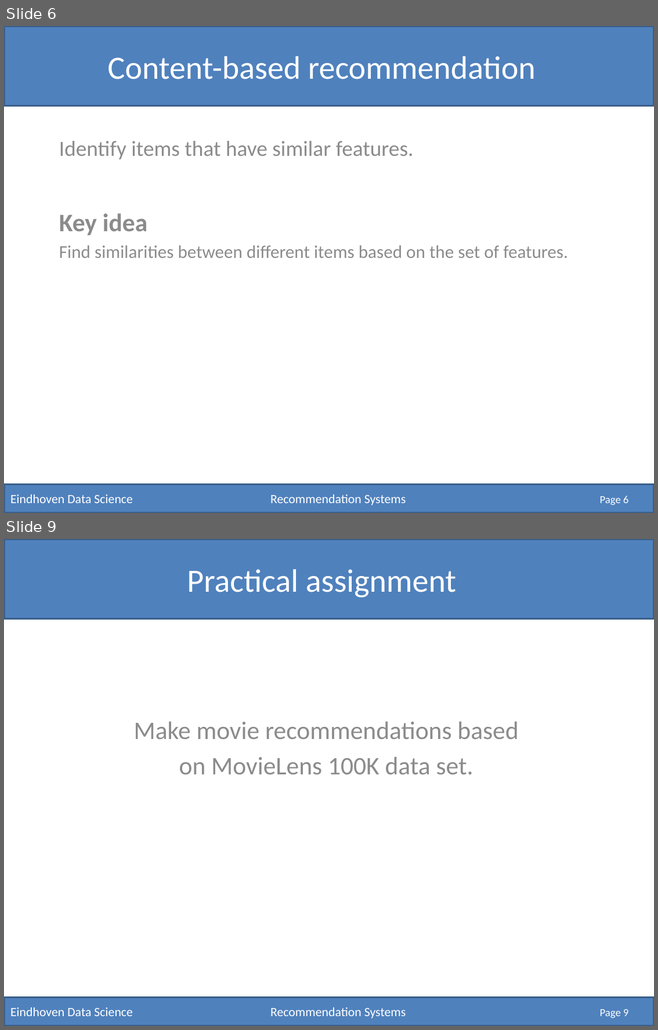
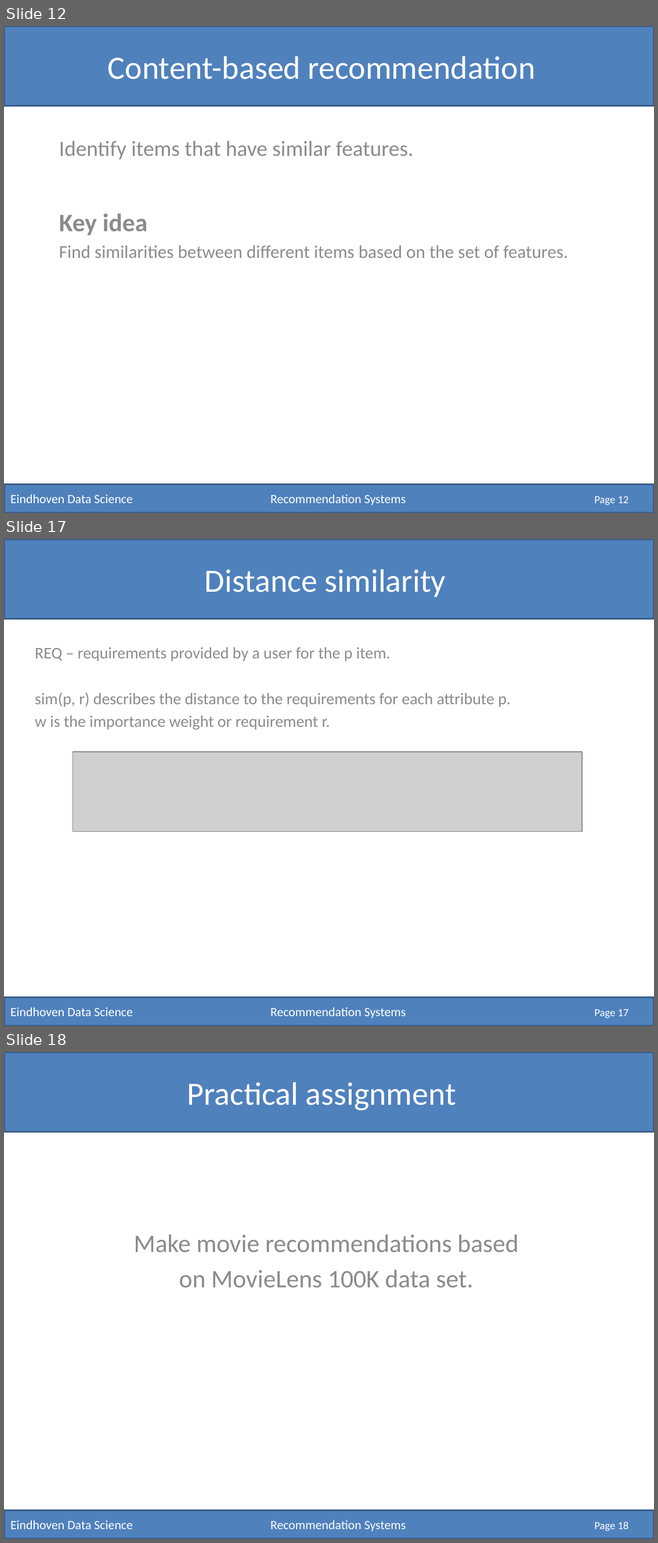
Before and after one commit to RobRomijnders/EDS, a slide deck: hack_10/Recommendation Systems.pptx. Shown one above the other, each under a label of ours: slides 6 and 9 before the commit, slides 12, 17 and 18 after it; the slides between them are not shown. The pictures are 658x1030 and 658x1543 pixels, drawn with LibreOffice and Linux fonts; fonts in the diff are those of the drawing; grey boxes stand for pictures. Boxes give left, top, right and bottom in pixels: in the first picture for what was removed or moved away, otherwise in the second. Text is boxed around its words. In the diff, an @@ line names an element or a change of style, - is before the commit and + after.

```diff
--- a/hack_10/Recommendation Systems.pptx
+++ b/hack_10/Recommendation Systems.pptx
@@ slide 17 added at <box>4,539,654,1026</box>, background #FFFFFF @@
@@ rectangle added at <box>4,539,654,619</box>, fill #4F81BD, outline #3A5F8C 2 pt @@
@@ title added at <box>205,569,445,597</box>, 36 pt, text #FFFFFF @@
+Distance similarity
@@ subtitle added at <box>35,647,510,730</box>, 18 pt, text #8C8C8C @@
+REQ – requirements provided by a user for the p item.
+sim(p, r) describes the distance to the requirements for each attribute p.
+w is the importance weight or requirement r.
@@ picture added at <box>73,752,582,832</box> @@
@@ rectangle added at <box>4,998,654,1026</box>, fill #4F81BD, outline #3A5F8C 2 pt, 14 pt, text #FFFFFF @@
+Eindhoven Data Science Recommendation Systems
@@ page number added at <box>594,1009,629,1018</box>, 12 pt, text #FFFFFF @@
+Page 17
@@ what was slide 6 is now slide 12 @@
@@ page number at <box>594,496,629,505</box>: text changed @@
-Page 6
+Page 12
@@ what was slide 9 is now slide 18 @@
@@ page number at <box>594,1522,629,1531</box>: text changed @@
-Page 9
+Page 18
```
Also in this commit, not shown: 5 slides changed, 8 other slides added.
